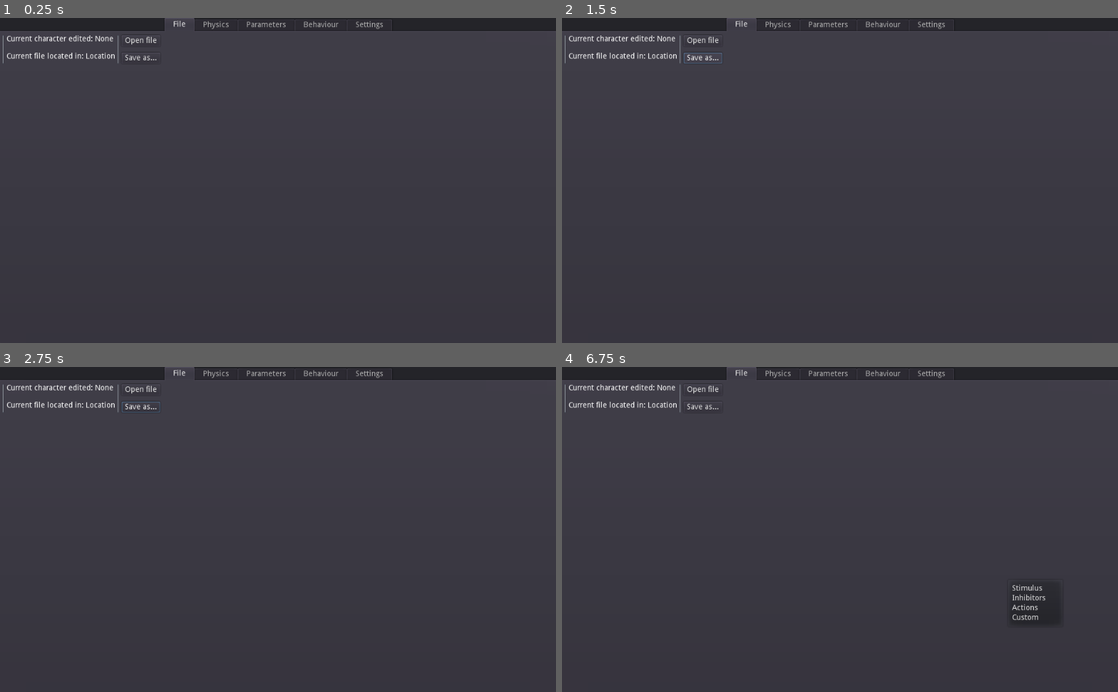
Above: before the commit, frames 1-4 (two rows, left to right).
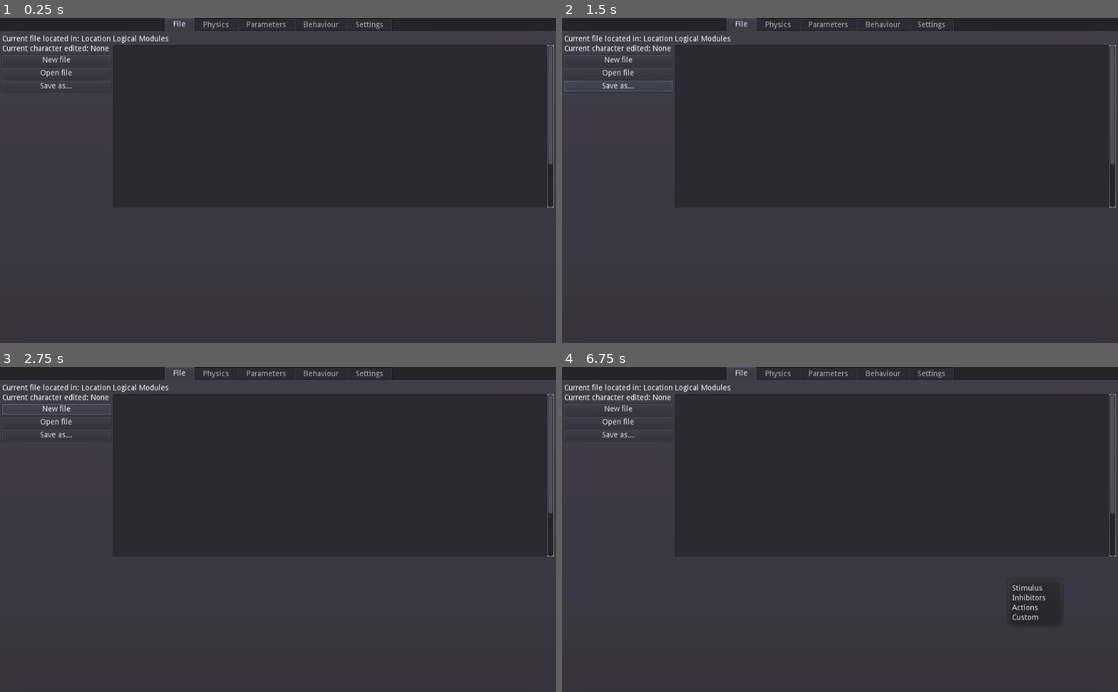
Above: after the commit, the same moments.

Repository: RiseRobotRise/CharacterStudio
Game: Godot game, scene res://AI_Editor.tscn
The game is run twice, just before and just after one commit, with the same random seed, the same clock (stepped at 60 frames per second) and the same inputs.
Inputs (mouse positions are in pixels of both pictures, inside the frame that each line leads up to):
- Up to frame 1 (0.25 s): no input
- Up to frame 2 (1.5 s): click "Open file" at 0.5 s; click "Save as..." at 1.25 s
- Up to frame 3 (2.75 s): click (55, 409) at 2 s, where only the run after the commit has a clickable "New file"
- Up to frame 4 (6.75 s): click (617, 409) at 2.75 s, where only the run after the commit has a clickable "New file"; move the mouse to (962, 513) at 3.52 s; hold Shift (Shift) 3.53-4.28 s; move the mouse to (728, 545) at 4.27 s; hold A 4.28-5.03 s; tap Delete at 4.35, 5.85 s; move the mouse to (895, 458) at 5.02 s; hold Shift (Shift) 5.03-5.78 s; move the mouse to (812, 594) at 5.77 s; move the mouse to (1006, 578) at 6.52 s; hold A from 6.53 s (still down); hold Shift (Shift) from 6.53 s (still down)

The runs differ from the first frame. In frame 1, 1.5% of the frame differs, in the area x 0-100%, y 5-59%; in frame 2, 1.8%; in frame 3, 1.6%; in frame 4, 1.5%.

Commit message:
rework UI

Diff:
--- a/AI_Editor.tscn
+++ b/AI_Editor.tscn
@@ -1,7 +1,15 @@
-[gd_scene load_steps=3 format=2]
+[gd_scene load_steps=6 format=2]
 
 [ext_resource path="res://AI_Editor.gd" type="Script" id=1]
 [ext_resource path="res://Behaviour_tree_editor.tscn" type="PackedScene" id=2]
+
+[sub_resource type="StyleBoxFlat" id=1]
+bg_color = Color( 0.298039, 0.298039, 0.298039, 1 )
+
+[sub_resource type="Theme" id=2]
+ScrollContainer/styles/ = SubResource( 1 )
+
+[sub_resource type="StyleBoxFlat" id=3]
 
 [node name="Control" type="Control"]
 anchor_right = 1.0
@@ -24,93 +32,95 @@
 margin_right = -4.0
 margin_bottom = -4.0
 
-[node name="HBoxContainer" type="HBoxContainer" parent="TabContainer/File"]
-margin_right = 40.0
-margin_bottom = 40.0
+[node name="HBoxContainer2" type="HBoxContainer" parent="TabContainer/File"]
+anchor_right = 1.0
+anchor_bottom = 1.0
+__meta__ = {
+"_edit_use_anchors_": false
+}
 
-[node name="VSeparator" type="VSeparator" parent="TabContainer/File/HBoxContainer"]
-margin_right = 4.0
-margin_bottom = 52.0
+[node name="HBoxContainer" type="VBoxContainer" parent="TabContainer/File/HBoxContainer2"]
+margin_right = 200.0
+margin_bottom = 564.0
 
-[node name="Info" type="VSplitContainer" parent="TabContainer/File/HBoxContainer"]
-margin_left = 8.0
-margin_right = 208.0
-margin_bottom = 52.0
+[node name="File Interface" type="VBoxContainer" parent="TabContainer/File/HBoxContainer2/HBoxContainer"]
+margin_right = 200.0
+margin_bottom = 104.0
 
-[node name="Character" type="HBoxContainer" parent="TabContainer/File/HBoxContainer/Info"]
+[node name="Location" type="HBoxContainer" parent="TabContainer/File/HBoxContainer2/HBoxContainer/File Interface"]
 margin_right = 200.0
 margin_bottom = 14.0
 
-[node name="Label" type="Label" parent="TabContainer/File/HBoxContainer/Info/Character"]
+[node name="Label" type="Label" parent="TabContainer/File/HBoxContainer2/HBoxContainer/File Interface/Location"]
+margin_right = 142.0
+margin_bottom = 14.0
+text = "Current file located in:"
+
+[node name="Path" type="Label" parent="TabContainer/File/HBoxContainer2/HBoxContainer/File Interface/Location"]
+margin_left = 146.0
+margin_right = 200.0
+margin_bottom = 14.0
+text = "Location"
+
+[node name="Character" type="HBoxContainer" parent="TabContainer/File/HBoxContainer2/HBoxContainer/File Interface"]
+margin_top = 18.0
+margin_right = 200.0
+margin_bottom = 32.0
+
+[node name="Label" type="Label" parent="TabContainer/File/HBoxContainer2/HBoxContainer/File Interface/Character"]
 margin_right = 159.0
 margin_bottom = 14.0
 text = "Current character edited:"
 
-[node name="Name" type="Label" parent="TabContainer/File/HBoxContainer/Info/Character"]
+[node name="Name" type="Label" parent="TabContainer/File/HBoxContainer2/HBoxContainer/File Interface/Character"]
 margin_left = 163.0
 margin_right = 197.0
 margin_bottom = 14.0
 text = "None"
 
-[node name="Location" type="HBoxContainer" parent="TabContainer/File/HBoxContainer/Info"]
-margin_top = 26.0
+[node name="New" type="Button" parent="TabContainer/File/HBoxContainer2/HBoxContainer/File Interface"]
+margin_top = 36.0
 margin_right = 200.0
-margin_bottom = 52.0
+margin_bottom = 56.0
+text = "New file"
 
-[node name="Label" type="Label" parent="TabContainer/File/HBoxContainer/Info/Location"]
-margin_top = 6.0
-margin_right = 142.0
-margin_bottom = 20.0
-text = "Current file located in:"
-
-[node name="Label2" type="Label" parent="TabContainer/File/HBoxContainer/Info/Location"]
-margin_left = 146.0
-margin_top = 6.0
+[node name="Open" type="Button" parent="TabContainer/File/HBoxContainer2/HBoxContainer/File Interface"]
+margin_top = 60.0
 margin_right = 200.0
-margin_bottom = 20.0
-text = "Location"
-
-[node name="VSeparator2" type="VSeparator" parent="TabContainer/File/HBoxContainer"]
-margin_left = 212.0
-margin_right = 216.0
-margin_bottom = 52.0
-
-[node name="VSplitContainer" type="VSplitContainer" parent="TabContainer/File/HBoxContainer"]
-margin_left = 220.0
-margin_right = 291.0
-margin_bottom = 52.0
-
-[node name="Open" type="Button" parent="TabContainer/File/HBoxContainer/VSplitContainer"]
-margin_right = 71.0
-margin_bottom = 20.0
+margin_bottom = 80.0
 text = "Open file"
 
-[node name="Open2" type="Button" parent="TabContainer/File/HBoxContainer/VSplitContainer"]
-margin_top = 32.0
-margin_right = 71.0
-margin_bottom = 52.0
+[node name="Save" type="Button" parent="TabContainer/File/HBoxContainer2/HBoxContainer/File Interface"]
+margin_top = 84.0
+margin_right = 200.0
+margin_bottom = 104.0
 text = "Save as..."
 
-[node name="ViewportContainer" type="ViewportContainer" parent="TabContainer/File/HBoxContainer"]
-margin_left = 295.0
-margin_right = 295.0
-margin_bottom = 52.0
+[node name="Logical Modules" type="VBoxContainer" parent="TabContainer/File/HBoxContainer2"]
+margin_left = 204.0
+margin_right = 604.0
+margin_bottom = 564.0
+size_flags_horizontal = 3
+size_flags_vertical = 3
 
-[node name="Viewport" type="Viewport" parent="TabContainer/File/HBoxContainer/ViewportContainer"]
-handle_input_locally = false
-render_target_update_mode = 3
+[node name="Label" type="Label" parent="TabContainer/File/HBoxContainer2/Logical Modules"]
+margin_right = 103.0
+margin_bottom = 14.0
+text = "Logical Modules"
 
-[node name="TextureRect" type="TextureRect" parent="TabContainer/File/HBoxContainer/ViewportContainer"]
-margin_right = 320.0
-margin_bottom = 420.0
+[node name="ScrollContainer" type="ScrollContainer" parent="TabContainer/File/HBoxContainer2/Logical Modules"]
+rect_min_size = Vector2( 100, 300 )
+theme = SubResource( 2 )
+custom_styles/bg = SubResource( 3 )
 
-[node name="VSeparator3" type="VSeparator" parent="TabContainer/File/HBoxContainer"]
-visible = false
-anchor_right = 1.0
-anchor_bottom = 1.0
-margin_left = 220.0
-margin_right = 212.0
-margin_bottom = -36.0
+[node name="Tree" type="Tree" parent="TabContainer/File/HBoxContainer2/Logical Modules/ScrollContainer"]
+margin_right = 200.0
+margin_bottom = 410.0
+rect_min_size = Vector2( 200, 410 )
+size_flags_horizontal = 3
+size_flags_vertical = 3
+columns = 2
+drop_mode_flags = 1
 
 [node name="Physics" type="Tabs" parent="TabContainer"]
 visible = false
